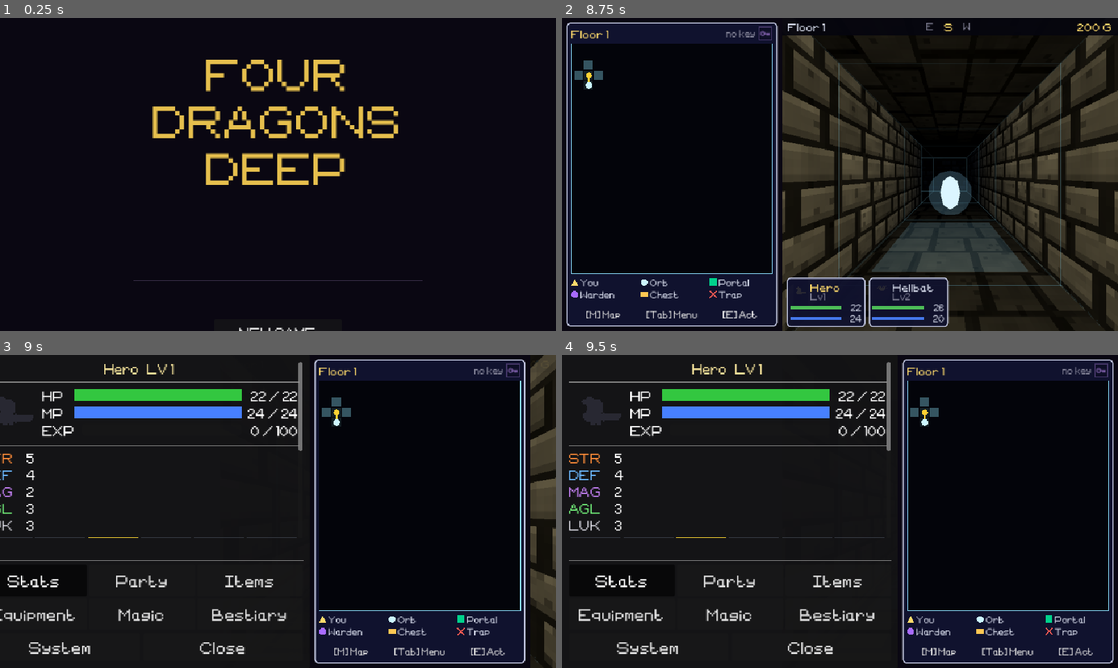
Above: before the commit, frames 1-4 (two rows, left to right).
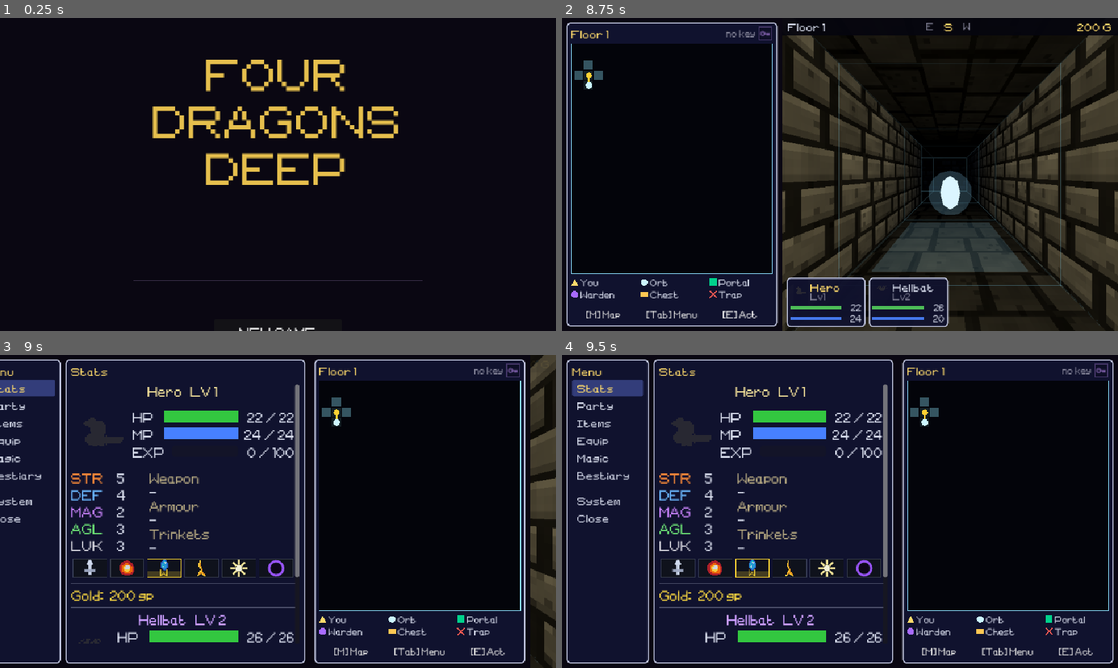
Above: after the commit, the same moments.

Repository: tausiftt5238/four-dragons-deep
Game: Godot game, scene res://scenes/title.tscn
Same seed, same stepped clock (60 frames per second), same inputs: the game is played once before the commit and once after it.
Inputs (mouse positions are in pixels of both pictures, inside the frame that each line leads up to):
- Up to frame 1 (0.25 s): no input
- Up to frame 2 (8.75 s): tap Enter at 0.5 s; move the mouse to (962, 158) at 0.52 s; hold Right (ui_right) 0.53-1.25 s; tap Q at 0.6 s; click (962, 158) at 0.67 s; tap Space at 0.77, 3.77 s; drag from (728, 190) to (812, 237) at 1.27 s; move the mouse to (895, 105) at 2.02 s; hold Right (ui_right) 2.03-2.75 s; tap Tab at 2.1 s; click (895, 105) at 2.17 s; drag from (812, 237) to (673, 127) at 2.77 s; move the mouse to (1006, 221) at 3.52 s; hold Left (ui_left) 3.53-4.25 s; tap E at 3.6 s; click (1006, 221) at 3.67 s; tap Escape (ui_cancel) at 4.15 s; drag from (673, 127) to (756, 96) at 4.27 s; click "Skip" at 5 s; move the mouse to (867, 174) at 5.77 s; hold Down (ui_down) 5.78-6.5 s; tap Keypad Enter at 5.85 s; click (867, 174) at 5.92 s; click "[M] Map" at 6.5 s; click "[M] Map" at 7.25 s; click "[E] Act" at 8 s
- Up to frame 3 (9 s): click "[Tab] Menu" at 8.75 s
- Up to frame 4 (9.5 s): no input

Frames 1-2 are identical in both runs. In frame 3, 22% of the frame differs, in the area x 0-55%, y 1-99%; in frame 4, 26%, in the area x 0-60%, y 1-99%.

Commit message:
Steam build: the menu and the orb in the fight's windows
On a wide screen both are framed by SidePanel: a command window down the
left naming the pages, the page beside it, in the fight's blue windows
with a theme that dresses the pages' own rows. Up/Down walks the commands
and the page follows; Right or Enter goes into the page; Escape comes back
out and, from the commands, closes. A page rebuilt under the cursor (a
purchase, an equip) puts the cursor back where it was.

List rows are half the phone's height there, and Main's button hook uses
the windows' font size instead of the thumb-sized 20. The Stats page shows
what is worn beside the stats. Supplies sell x1, x5 or x10 at a time.

Co-Authored-By: Claude Opus 5.5 <noreply@anthropic.com>
Claude-Session: https://claude.ai/code/session_014DdjP6hU89yrXVoqJSFYGi

Diff:
--- a/scripts/core/main.gd
+++ b/scripts/core/main.gd
@@ -2614,9 +2614,14 @@
 	elif node is Button:
 		var btn := node as Button
 		btn.add_theme_font_override("font", _UI_FONT)
-		btn.add_theme_font_size_override("font_size", 20)
-		var cur: Vector2 = btn.custom_minimum_size
-		if cur.y > 0:
-			btn.custom_minimum_size = Vector2(cur.x, roundf(cur.y * 1.5))
+		# Thumb-sized on a phone; on a wide screen, under a mouse or a pad, the
+		# size the fight's windows use.
+		if Layout.landscape():
+			btn.add_theme_font_size_override("font_size", SidePanel.TEXT)
+		else:
+			btn.add_theme_font_size_override("font_size", 20)
+			var cur: Vector2 = btn.custom_minimum_size
+			if cur.y > 0:
+				btn.custom_minimum_size = Vector2(cur.x, roundf(cur.y * 1.5))
 	elif node is Control:
 		(node as Control).add_theme_font_override("font", _UI_FONT)
--- a/scripts/ui/menu_tab_stats.gd
+++ b/scripts/ui/menu_tab_stats.gd
@@ -39,7 +39,16 @@
 	grid.columns = 2
 	grid.add_theme_constant_override("h_separation", 24)
 	grid.add_theme_constant_override("v_separation", 5)
-	_m._content.add_child(grid)
+	# A wide screen has the room to say what he is wearing beside the numbers
+	# it moves; a phone leaves that to the Equipment tab.
+	if Layout.landscape():
+		var side: HBoxContainer = HBoxContainer.new()
+		side.add_theme_constant_override("separation", 40)
+		_m._content.add_child(side)
+		side.add_child(grid)
+		side.add_child(_worn(p))
+	else:
+		_m._content.add_child(grid)
 
 	_add_stat_row(grid, "STR", p.str, p.effective_str())
 	_add_stat_row(grid, "DEF", p.def, p.effective_def())
@@ -128,6 +137,26 @@
 
 	_m._content.add_child(AffinityChart.snapshot(demon))
 	demon.free()
+
+
+# Weapon, armour and trinkets, named under small headings.
+func _worn(p: PlayerCharacter) -> VBoxContainer:
+	var col: VBoxContainer = VBoxContainer.new()
+	col.add_theme_constant_override("separation", 0)
+	col.size_flags_horizontal = Control.SIZE_EXPAND_FILL
+	var trinkets: Array[String] = []
+	for acc: Dictionary in p.equipped_accessories:
+		trinkets.append(acc.get("name", "") as String)
+	for part: Array in [["Weapon", [p.equipped_weapon.get("name", "-")]],
+			["Armour", [p.equipped_armor.get("name", "-")]],
+			["Trinkets", trinkets if not trinkets.is_empty() else ["-"]]]:
+		col.add_child(_make_section_label(part[0] as String))
+		for n: Variant in part[1]:
+			var l: Label = Label.new()
+			l.text = str(n)
+			l.clip_text = true
+			col.add_child(l)
+	return col
 
 
 func _add_stat_row(grid: GridContainer, stat_name: String, base: int, eff: int) -> void:
--- a/scripts/ui/menu_ui.gd
+++ b/scripts/ui/menu_ui.gd
@@ -17,6 +17,10 @@
 var _content:     VBoxContainer
 var _status_line: Label
 var _tabs:        MenuTabs
+var _side: SidePanel   # the wide screen's frame; null on a phone
+
+const _PAGE_NAMES: Dictionary = {stats = "Stats", party = "Party", items = "Items",
+		equipment = "Equip", magic = "Magic", bestiary = "Bestiary", system = "System"}
 
 
 func _ready() -> void:
@@ -29,6 +33,9 @@
 # ── Shell (chrome that never changes) ────────────────────────────────────────
 
 func _build_shell() -> void:
+	if Layout.landscape():
+		_build_side()
+		return
 	var bg: ColorRect = ColorRect.new()
 	bg.color = Color(0.03, 0.03, 0.05, 0.93)
 	bg.set_anchors_and_offsets_preset(Control.PRESET_FULL_RECT)
@@ -117,6 +124,38 @@
 	foot.add_child(close_btn)
 
 
+# A wide screen: the command window and the page window (SidePanel), beside
+# the map Main has pushed to the right.
+func _build_side() -> void:
+	var bg: ColorRect = ColorRect.new()
+	bg.color = Color(0.04, 0.03, 0.07)
+	bg.set_anchors_and_offsets_preset(Control.PRESET_FULL_RECT)
+	add_child(bg)
+	var cmds: Array = []
+	for id: String in ["stats", "party", "items", "equipment", "magic", "bestiary"]:
+		cmds.append([id, _PAGE_NAMES[id]])
+	cmds.append_array([["", ""], ["system", "System"], ["close", "Close"]])
+	_side = SidePanel.new("Menu", cmds, ["close"] as Array[String])
+	_side.offset_left = 8
+	_side.offset_top = 8
+	_side.offset_bottom = -8
+	add_child(_side)
+	_side.set_anchors_and_offsets_preset(Control.PRESET_FULL_RECT, Control.PRESET_MODE_KEEP_SIZE, 8)
+	_side.picked.connect(func(id: String) -> void:
+		if id == "close":
+			menu_closed.emit()
+		else:
+			_switch_tab(id))
+	_side.back_out.connect(func() -> void: menu_closed.emit())
+	_content = _side.content
+	_scroll = _side.scroll
+	_status_line = _side.status
+	_tab_btns = _side.buttons
+	if Abyss.active:
+		(_tab_btns["bestiary"] as Button).disabled = true
+	_side.focus_commands.call_deferred()
+
+
 # ── System page ───────────────────────────────────────────────────────────────
 
 func _build_system() -> void:
@@ -174,8 +213,11 @@
 	_active_tab      = tab_id
 	_scroll.scroll_vertical = 0
 	_status_line.text = ""
-	for id: String in _tab_btns:
-		_tab_btns[id].button_pressed = (id == tab_id)
+	if _side != null:
+		_side.set_page(tab_id, _PAGE_NAMES.get(tab_id, "") as String)
+	else:
+		for id: String in _tab_btns:
+			_tab_btns[id].button_pressed = (id == tab_id)
 	for child: Node in _content.get_children():
 		child.queue_free()
 	match tab_id:
@@ -192,6 +234,7 @@
 # player back to the top of a list they had scrolled down.
 func _refresh() -> void:
 	var at: int = _scroll.scroll_vertical
+	var cursor: int = _side.page_focus_index() if _side != null else -1
 	# The action that asked for the refresh has just said what it did; the
 	# rebuild clears the line, so put it back.
 	var said: String = _status_line.text
@@ -201,6 +244,8 @@
 	await get_tree().process_frame
 	if is_instance_valid(_scroll):
 		_scroll.scroll_vertical = at
+	if _side != null and is_instance_valid(_side):
+		_side.focus_page_at(cursor)
 
 
 func _set_status(msg: String) -> void:
--- a/scripts/ui/orb_ui.gd
+++ b/scripts/ui/orb_ui.gd
@@ -28,6 +28,10 @@
 # Which page each of the long lists is showing.
 var _page: Dictionary = {}
 var _scroll: ScrollContainer
+var _side: SidePanel   # the wide screen's frame; null on a phone
+
+const _PAGE_NAMES: Dictionary = {rest = "Rest", bind = "Recruit", sell = "Sell", buy = "Supplies",
+		gear = "Gear", scrolls = "Scrolls", gacha = "Gacha", gauntlet = "Gauntlet", save = "Save"}
 
 
 func _ready() -> void:
@@ -38,6 +42,9 @@
 
 
 func _build() -> void:
+	if Layout.landscape():
+		_build_side()
+		return
 	var bg: ColorRect = ColorRect.new()
 	bg.color = Color(0.03, 0.05, 0.08, 0.97)
 	bg.set_anchors_and_offsets_preset(Control.PRESET_FULL_RECT)
@@ -117,6 +124,43 @@
 	col.add_child(close_btn)
 
 
+# A wide screen: the command window and the page window (SidePanel), beside
+# the map Main has pushed to the right.
+func _build_side() -> void:
+	var bg: ColorRect = ColorRect.new()
+	bg.color = Color(0.04, 0.03, 0.07)
+	bg.set_anchors_and_offsets_preset(Control.PRESET_FULL_RECT)
+	add_child(bg)
+	var cmds: Array = []
+	for id: String in ["rest", "bind", "sell", "buy", "gear", "scrolls", "gacha", "gauntlet"]:
+		cmds.append([id, _PAGE_NAMES[id]])
+	# The Abyss keeps no saves but its own autosave: no Save down there.
+	if not Abyss.active:
+		cmds.append(["save", "Save"])
+	cmds.append_array([["", ""], ["leave", "Leave"]])
+	_side = SidePanel.new("Orb", cmds, ["leave"] as Array[String])
+	add_child(_side)
+	_side.set_anchors_and_offsets_preset(Control.PRESET_FULL_RECT, Control.PRESET_MODE_KEEP_SIZE, 8)
+	_side.picked.connect(func(id: String) -> void:
+		if id == "leave":
+			closed.emit()
+		else:
+			_switch(id))
+	_side.back_out.connect(func() -> void: closed.emit())
+	_content = _side.content
+	_content.size_flags_vertical = Control.SIZE_EXPAND_FILL
+	_scroll = _side.scroll
+	_status = _side.status
+	_gold_lbl = _side.corner
+	_tab_btns = _side.buttons
+	_side.focus_commands.call_deferred()
+
+
+func _show_gold() -> void:
+	_gold_lbl.text = ("%s G" % ExploreHUD._thousands(player.gold)) if _side != null \
+			else "Gold:  %d" % player.gold
+
+
 func _tab_btn(id: String, label: String) -> Button:
 	var btn: Button = Button.new()
 	btn.text = label
@@ -132,11 +176,14 @@
 	_tab = tab
 	Music.play(Music.CASINO if tab == "gacha" else Music.ORB)
 	_scroll.scroll_vertical = 0
-	for id: String in _tab_btns:
-		(_tab_btns[id] as Button).button_pressed = (id == tab)
+	if _side != null:
+		_side.set_page(tab, _PAGE_NAMES.get(tab, "") as String)
+	else:
+		for id: String in _tab_btns:
+			(_tab_btns[id] as Button).button_pressed = (id == tab)
 	for child: Node in _content.get_children():
 		child.queue_free()
-	_gold_lbl.text = "Gold:  %d" % player.gold
+	_show_gold()
 	match tab:
 		"rest": _build_rest()
 		"bind": _build_bind()
@@ -152,11 +199,14 @@
 # Rebuilds the tab after a purchase or a sale, keeping the scroll where it was.
 func _refresh() -> void:
 	var at: int = _scroll.scroll_vertical
+	var cursor: int = _side.page_focus_index() if _side != null else -1
 	_switch(_tab)
 	await get_tree().process_frame
 	await get_tree().process_frame
 	if is_instance_valid(_scroll):
 		_scroll.scroll_vertical = at
+	if _side != null and is_instance_valid(_side):
+		_side.focus_page_at(cursor)
 
 
 func _set_status(msg: String) -> void:
@@ -305,7 +355,7 @@
 		return
 	_spinning = true
 	player.gold -= cost
-	_gold_lbl.text = "Gold:  %d" % player.gold
+	_show_gold()
 	_spin_btn.disabled = true
 	_gacha_result.text = "..."
 	for b: PanelContainer in _reel_boxes:
@@ -343,7 +393,7 @@
 		for i: int in 3:
 			if reels[i] == won["face"]:
 				_reel_boxes[i].add_theme_stylebox_override("panel", _reel_style(glow))
-	_gold_lbl.text = "Gold:  %d" % player.gold
+	_show_gold()
 	_spin_btn.disabled = _gacha_locked or player.gold < cost
 
 
@@ -820,7 +870,7 @@
 		{title = "Recovery", entries = mend},
 		{title = "Throwables", entries = throw},
 		{title = "Mirrors", entries = mirrors},
-	], _buy_offer)
+	], _buy_offer.bind(true))
 
 
 func _build_gear() -> void:
@@ -895,7 +945,12 @@
 	return out
 
 
-func _buy_offer(list: SlotList, item: Variant) -> void:
+# `in_bulk` is for supplies: one, five or ten at a time, so stocking up on
+# potions is three presses rather than ten. Gear comes one at a time.
+const BULK: Array[int] = [1, 5, 10]
+
+
+func _buy_offer(list: SlotList, item: Variant, in_bulk: bool = false) -> void:
 	var entry: Dictionary = item as Dictionary
 	var price: int = item_price(entry)
 	# What it would change, above its own description: a shop that only names a
@@ -916,21 +971,33 @@
 	# so a third would simply push it out of the row.
 	var detail: String = ItemInfo.item(entry, deltas)
 	if held != "":
-		detail = "[font_size=%d][color=#9ee8b8]%s[/color][/font_size]\n%s" % [
-				ItemInfo.FONT_SIZE - 3, held, detail]
-
+		# A wide screen's row is one line of detail: the count goes beside it.
+		detail = "[font_size=%d][color=#9ee8b8]%s[/color][/font_size]%s%s" % [
+				ItemInfo.FONT_SIZE - 3, held, "  " if Layout.landscape() else "\n", detail]
+
+	if in_bulk:
+		var actions: Array[Dictionary] = []
+		for n: int in BULK:
+			actions.append({text = "x%d" % n, disabled = player.gold < price * n,
+					press = _buy.bind(entry, price, n)})
+		list.add_entry(entry["name"] as String, title_color, detail,
+				"%d g" % price, Color(1.0, 0.85, 0.35), actions)
+		return
 	list.add(entry["name"] as String, title_color,
 			detail,
 			"%d g" % price, Color(1.0, 0.85, 0.35),
-			"Buy", player.gold < price,
-			func() -> void:
-				if player.gold < price:
-					_set_status("Not enough gold.")
-				else:
-					player.gold -= price
-					player.add_item(entry.duplicate(), 1)
-					_set_status("Bought %s." % entry["name"])
-				_refresh())
+			"Buy", player.gold < price, _buy.bind(entry, price, 1))
+
+
+func _buy(entry: Dictionary, price: int, n: int) -> void:
+	if player.gold < price * n:
+		_set_status("Not enough gold.")
+	else:
+		player.gold -= price * n
+		player.add_item(entry.duplicate(), n)
+		_set_status("Bought %s." % entry["name"] if n == 1 else
+				"Bought %d %s." % [n, entry["name"]])
+	_refresh()
 
 
 # ── Saving ────────────────────────────────────────────────────────────────────
--- /dev/null
+++ b/scripts/ui/side_panel.gd
@@ -0,0 +1,284 @@
+# SidePanel
+# The menu's and the orb's frame on a wide screen, in the fight's windows: a
+# command window down the left naming the pages, and the page window beside
+# it. Up and down walk the commands and the page follows the cursor; Right or
+# Enter steps into the page, Escape steps back out and, from the commands,
+# closes. The phone keeps its own frame (MenuUI and OrbUI build it).
+#
+# The host fills `content` the way it always has; the theme set here dresses
+# whatever it puts there in the same windows.
+class_name SidePanel extends HBoxContainer
+
+signal picked(id: String)
+signal back_out
+
+const TEXT: int = 14
+const SMALL: int = 11
+const GOLD: Color = Color(1.0, 0.86, 0.42)
+const PALE: Color = Color(0.84, 0.86, 0.92)
+const DIM: Color = Color(0.50, 0.50, 0.58)
+const SEL: Color = Color(0.20, 0.24, 0.48)
+const WIN_BG: Color = Color(0.063, 0.07, 0.18)
+const WIN_EDGE: Color = Color(0.78, 0.80, 0.90)
+const CMD_W: float = 142.0
+
+var buttons: Dictionary = {}
+var content: VBoxContainer
+var scroll: ScrollContainer
+var status: Label
+var page_title: Label
+var corner: Label     # the page window's top right: gold, for the orb
+var _cmd_col: VBoxContainer
+var _current: String = ""
+# Commands that act rather than show a page (Close, Leave): the cursor
+# passing over them does nothing; choosing one does.
+var _actions: Array[String] = []
+
+
+# `commands` is a list of [id, label], with "" for a gap; `actions` are the
+# ids that are not pages.
+func _init(title: String, commands: Array, actions: Array[String]) -> void:
+	_actions = actions
+	set_anchors_and_offsets_preset(Control.PRESET_FULL_RECT)
+	add_theme_constant_override("separation", 8)
+	theme = _theme()
+
+	var cmd_win: PanelContainer = _window()
+	cmd_win.custom_minimum_size = Vector2(CMD_W, 0)
+	add_child(cmd_win)
+	_cmd_col = VBoxContainer.new()
+	_cmd_col.add_theme_constant_override("separation", 2)
+	cmd_win.add_child(_cmd_col)
+	var head: Label = _label(title, TEXT, GOLD)
+	_cmd_col.add_child(head)
+	_cmd_col.add_child(_rule())
+	for c: Array in commands:
+		var id: String = c[0] as String
+		if id == "":
+			var gap: Control = Control.new()
+			gap.custom_minimum_size = Vector2(0, 12)
+			_cmd_col.add_child(gap)
+			continue
+		var b: Button = Button.new()
+		b.text = c[1] as String
+		b.toggle_mode = true
+		b.alignment = HORIZONTAL_ALIGNMENT_LEFT
+		b.size_flags_horizontal = Control.SIZE_EXPAND_FILL
+		for st: String in ["normal", "disabled"]:
+			b.add_theme_stylebox_override(st, _box(Color(0, 0, 0, 0), 0))
+		for st: String in ["hover", "focus", "pressed", "hover_pressed"]:
+			b.add_theme_stylebox_override(st, _box(SEL, 0))
+		b.add_theme_color_override("font_pressed_color", GOLD)
+		b.add_theme_color_override("font_hover_pressed_color", GOLD)
+		b.add_theme_color_override("font_focus_color", GOLD)
+		b.pressed.connect(_on_pressed.bind(id))
+		b.focus_entered.connect(_on_cursor.bind(id))
+		_cmd_col.add_child(b)
+		buttons[id] = b
+
+	var page_win: PanelContainer = _window()
+	page_win.size_flags_horizontal = Control.SIZE_EXPAND_FILL
+	add_child(page_win)
+	var col: VBoxContainer = VBoxContainer.new()
+	col.add_theme_constant_override("separation", 6)
+	page_win.add_child(col)
+	var top: HBoxContainer = HBoxContainer.new()
+	col.add_child(top)
+	page_title = _label("", TEXT, GOLD)
+	page_title.size_flags_horizontal = Control.SIZE_EXPAND_FILL
+	top.add_child(page_title)
+	corner = _label("", TEXT, GOLD)
+	top.add_child(corner)
+	col.add_child(_rule())
+	scroll = TouchScroll.new()
+	scroll.size_flags_vertical = Control.SIZE_EXPAND_FILL
+	scroll.horizontal_scroll_mode = ScrollContainer.SCROLL_MODE_DISABLED
+	scroll.follow_focus = true
+	col.add_child(scroll)
+	content = VBoxContainer.new()
+	content.size_flags_horizontal = Control.SIZE_EXPAND_FILL
+	content.add_theme_constant_override("separation", 6)
+	scroll.add_child(content)
+	status = _label("", SMALL, Color(0.65, 0.90, 0.70))
+	status.autowrap_mode = TextServer.AUTOWRAP_WORD_SMART
+	col.add_child(status)
+
+
+# Main gives every Button a font size as it enters the tree, after _init made
+# these; put the window size back once they are in.
+func _ready() -> void:
+	for b: Button in buttons.values():
+		b.add_theme_font_size_override("font_size", TEXT)
+
+
+func set_page(id: String, title: String) -> void:
+	_current = id
+	page_title.text = title
+	for k: String in buttons:
+		(buttons[k] as Button).set_pressed_no_signal(k == id)
+
+
+func focus_commands() -> void:
+	var b: Button = buttons.get(_current) as Button
+	if b == null:
+		for v: Button in buttons.values():
+			if not v.disabled:
+				b = v
+				break
+	if b != null:
+		b.grab_focus()
+
+
+func focus_page() -> void:
+	var first: Control = _first_focusable(content)
+	if first != null:
+		first.grab_focus()
+
+
+func _on_pressed(id: String) -> void:
+	picked.emit(id)
+	if id not in _actions:
+		focus_page.call_deferred()
+
+
+func _on_cursor(id: String) -> void:
+	if id in _actions or id == _current:
+		return
+	picked.emit(id)
+
+
+func _in_commands(c: Control) -> bool:
+	return c != null and _cmd_col.is_ancestor_of(c)
+
+
+func _input(event: InputEvent) -> void:
+	if not is_visible_in_tree():
+		return
+	var focus: Control = get_viewport().gui_get_focus_owner()
+	if event.is_action_pressed("ui_cancel"):
+		get_viewport().set_input_as_handled()
+		if focus != null and not _in_commands(focus):
+			focus_commands()
+		else:
+			back_out.emit()
+		return
+	if _in_commands(focus) and event.is_action_pressed("ui_right"):
+		get_viewport().set_input_as_handled()
+		focus_page()
+	elif focus == null and (event.is_action_pressed("ui_up") or event.is_action_pressed("ui_down")):
+		get_viewport().set_input_as_handled()
+		focus_commands()
+
+
+# Where the cursor is in the page, as an index over its buttons, so a page
+# rebuilt under it (a purchase, an equip) can put the cursor back. -1 when it
+# is not in the page.
+func page_focus_index() -> int:
+	var f: Control = get_viewport().gui_get_focus_owner()
+	if f == null or not content.is_ancestor_of(f):
+		return -1
+	return _focusables(content).find(f)
+
+
+func focus_page_at(i: int) -> void:
+	if i < 0:
+		return
+	var all: Array[Control] = _focusables(content)
+	if all.is_empty():
+		focus_commands()
+		return
+	all[mini(i, all.size() - 1)].grab_focus()
+
+
+static func _focusables(n: Node, out: Array[Control] = []) -> Array[Control]:
+	for c: Node in n.get_children():
+		if c.is_queued_for_deletion():
+			continue
+		if c is BaseButton and not (c as BaseButton).disabled \
+				and (c as Control).focus_mode != Control.FOCUS_NONE:
+			out.append(c as Control)
+		_focusables(c, out)
+	return out
+
+
+static func _first_focusable(n: Node) -> Control:
+	for c: Node in n.get_children():
+		if c is Control and not (c as Control).is_visible_in_tree():
+			continue
+		if c is BaseButton and not (c as BaseButton).disabled \
+				and (c as Control).focus_mode != Control.FOCUS_NONE:
+			return c as Control
+		var deeper: Control = _first_focusable(c)
+		if deeper != null:
+			return deeper
+	return null
+
+
+# ── Looks ────────────────────────────────────────────────────────────────────
+
+static func _box(bg: Color, edge_w: int, edge: Color = WIN_EDGE) -> StyleBoxFlat:
+	var st: StyleBoxFlat = StyleBoxFlat.new()
+	st.bg_color = bg
+	st.border_color = edge
+	st.set_border_width_all(edge_w)
+	st.set_corner_radius_all(3)
+	st.content_margin_left = 8
+	st.content_margin_right = 8
+	st.content_margin_top = 4
+	st.content_margin_bottom = 4
+	return st
+
+
+static func _window() -> PanelContainer:
+	var w: PanelContainer = PanelContainer.new()
+	var st: StyleBoxFlat = StyleBoxFlat.new()
+	st.bg_color = WIN_BG
+	st.border_color = WIN_EDGE
+	st.set_border_width_all(2)
+	st.set_corner_radius_all(6)
+	st.set_content_margin_all(10)
+	w.add_theme_stylebox_override("panel", st)
+	return w
+
+
+static func _rule() -> ColorRect:
+	var r: ColorRect = ColorRect.new()
+	r.color = Color(WIN_EDGE, 0.30)
+	r.custom_minimum_size = Vector2(0, 1)
+	return r
+
+
+static func _label(text: String, size: int, color: Color) -> Label:
+	var l: Label = Label.new()
+	l.text = text
+	l.add_theme_font_size_override("font_size", size)
+	l.add_theme_color_override("font_color", color)
+	return l
+
+
+# What the pages' own buttons, labels and rules look like inside the window:
+# quiet rows that light up under the cursor, like the fight's lists.
+static func _theme() -> Theme:
+	var t: Theme = Theme.new()
+	t.set_stylebox("normal", "Button", _box(Color(1, 1, 1, 0.05), 0))
+	t.set_stylebox("hover", "Button", _box(SEL, 0))
+	t.set_stylebox("pressed", "Button", _box(SEL, 1, GOLD))
+	t.set_stylebox("hover_pressed", "Button", _box(SEL, 1, GOLD))
+	t.set_stylebox("focus", "Button", _box(Color(0, 0, 0, 0), 2, GOLD))
+	t.set_stylebox("disabled", "Button", _box(Color(1, 1, 1, 0.02), 0))
+	t.set_color("font_color", "Button", PALE)
+	t.set_color("font_hover_color", "Button", GOLD)
+	t.set_color("font_focus_color", "Button", GOLD)
+	t.set_color("font_pressed_color", "Button", GOLD)
+	t.set_color("font_hover_pressed_color", "Button", GOLD)
+	t.set_color("font_disabled_color", "Button", Color(PALE, 0.35))
+	t.set_color("font_color", "Label", PALE)
+	var sep: StyleBoxLine = StyleBoxLine.new()
+	sep.color = Color(WIN_EDGE, 0.30)
+	sep.thickness = 1
+	t.set_stylebox("separator", "HSeparator", sep)
+	t.set_constant("separation", "HSeparator", 6)
+	var empty: StyleBoxEmpty = StyleBoxEmpty.new()
+	t.set_stylebox("panel", "PanelContainer", empty)
+	t.set_stylebox("panel", "Panel", empty)
+	return t
--- a/scripts/ui/slot_list.gd
+++ b/scripts/ui/slot_list.gd
@@ -33,6 +33,15 @@
 
 
 var _count: int = SLOT_COUNT
+
+# A wide screen is read under a mouse or a pad, not tapped with a thumb: rows
+# half the height, buttons narrower, the same shape.
+static func slot_h() -> int:
+	return 58 if Layout.landscape() else SLOT_H
+
+
+static func btn_w() -> int:
+	return 96 if Layout.landscape() else BTN_W
 
 
 # `count` is SLOT_COUNT for a page; a section sizes itself to what it holds and
@@ -45,7 +54,7 @@
 	parent.add_child(_host)
 	for i: int in _count:
 		var slot: MarginContainer = MarginContainer.new()
-		slot.custom_minimum_size = Vector2(0, SLOT_H)
+		slot.custom_minimum_size = Vector2(0, slot_h())
 		slot.size_flags_horizontal = Control.SIZE_EXPAND_FILL
 		_host.add_child(slot)
 		_slots.append(slot)
@@ -79,7 +88,7 @@
 	# A row that carries an extra line (an affinity chart) is taller by exactly
 	# that line, so the description keeps the room it always had.
 	if extra != null:
-		slot.custom_minimum_size.y = SLOT_H + EXTRA_H
+		slot.custom_minimum_size.y = slot_h() + EXTRA_H
 
 	var outer: HBoxContainer = HBoxContainer.new()
 	outer.add_theme_constant_override("separation", 8)
@@ -89,7 +98,7 @@
 		var pic: TextureRect = TextureRect.new()
 		pic.texture = icon
 		pic.texture_filter = CanvasItem.TEXTURE_FILTER_NEAREST
-		pic.custom_minimum_size = Vector2(72, 72)
+		pic.custom_minimum_size = Vector2(40, 40) if Layout.landscape() else Vector2(72, 72)
 		pic.expand_mode = TextureRect.EXPAND_IGNORE_SIZE
 		pic.stretch_mode = TextureRect.STRETCH_KEEP_ASPECT_CENTERED
 		pic.size_flags_vertical = Control.SIZE_SHRINK_CENTER
@@ -124,11 +133,11 @@
 		head.add_child(value_lbl)
 
 	# One action gets a comfortable button; three share the same total width.
-	var each: int = BTN_W
+	var each: int = btn_w()
 	if actions.size() == 2:
-		each = 108
+		each = 72 if Layout.landscape() else 108
 	elif actions.size() >= 3:
-		each = 92
+		each = 52 if Layout.landscape() else 92
 	for act: Dictionary in actions:
 		var btn: Button = Button.new()
 		btn.text = act.get("text", "") as String
Not shown, added: scripts/ui/side_panel.gd.uid
